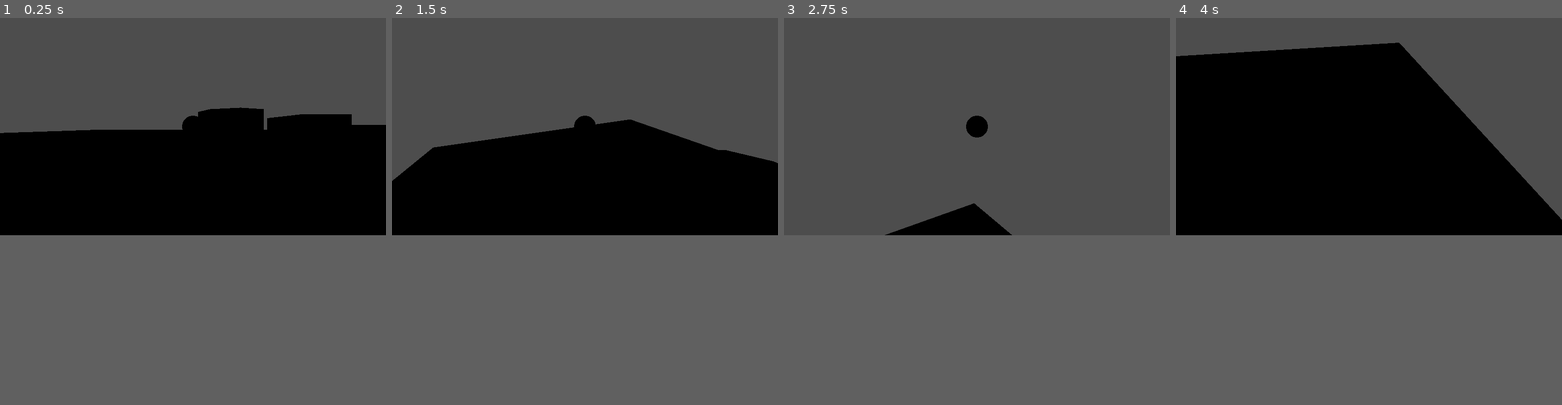
Above: before the commit, frames 1-4 (left to right).
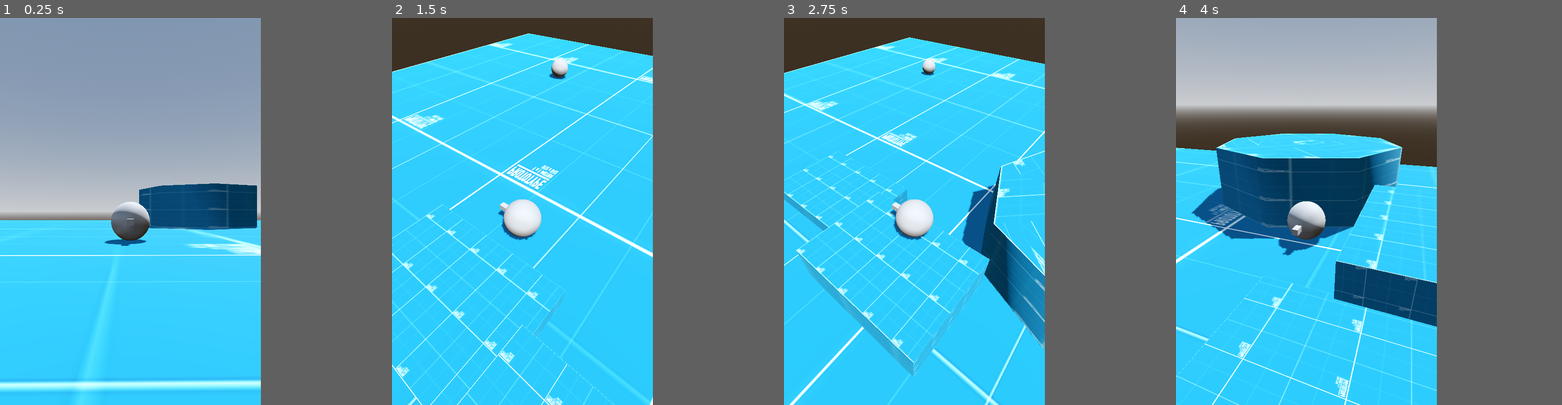
Above: after the commit, the same moments.

Repository: MichaelAGunn/3DPC
Game: Godot game, scene res://Levels/test_level.tscn
Two runs of this game, one before a commit and one after it. Both use one fixed random seed, a clock stepped at 60 frames per second and the inputs below. Before the commit the project starts from res://test_level.tscn.
Inputs (mouse positions are in pixels of both pictures, inside the frame that each line leads up to):
- Up to frame 1 (0.25 s): no input
- Up to frame 2 (1.5 s): tap Enter at 0.5 s; move the mouse to (669, 114) at 0.52 s; hold D (rightward) 0.53-1.28 s; hold Shift (run) 0.53-1.28 s; tap Space (jump) at 0.77, 1.07 s; tap Tab (toggle_mouse_capture, bound only after the commit) at 0.8, 1.35 s; move the mouse to (507, 137) at 1.27 s; hold S (backward) from 1.28 s (still down)
- Up to frame 3 (2.75 s): tap Space (jump) at 1.52, 1.55, 1.82, 2.1 s; move the mouse to (1015, 79) at 2.02 s; release S (backward) at 2.03 s; hold D (rightward) from 2.03 s (still down); hold Shift (run) from 2.03 s (still down)
- Up to frame 4 (4 s): move the mouse to (1349, 168) at 2.77 s; release D (rightward) at 2.78 s; release Shift (run) at 2.78 s; hold W (forward) 2.78-3.53 s; tap Shift (run) at 2.85 s; tap Space (jump) at 3.02, 3.32, 3.77, 3.8 s; tap Tab (toggle_mouse_capture, bound only after the commit) at 3.05 s; move the mouse to (1484, 157) at 3.52 s; hold A (leftward) from 3.53 s (still down); hold Tab (toggle_mouse_capture, bound only after the commit) from 3.53 s (still down)
In our replay, the window is 799x449 before the commit and 540x800 after it. These sizes can differ from the game's own. Grey fills any space a smaller window leaves; there, only what the larger window draws over its background counts as a difference.

The runs differ from the first frame. In frame 1, 49% of the frame differs, in the area x 0-100%, y 0-100%; in frame 2, 47%; in frame 3, 43%; in frame 4, 50%.

Commit message:
basic folders; state machine skeleton; better camera

Diff:
--- /dev/null
+++ b/Characters/camera_controller.gd
@@ -0,0 +1,46 @@
+extends Node3D
+
+@export_range(-90.0, 0.0, 0.1, "radians_as_degrees") var min_limit_x: float = -PI/2
+@export_range(-90.0, 0.0, 0.1, "radians_as_degrees") var min_limit_y: float = PI/4
+@export var mouse_acc: float = 0.005
+@export var lerp_power: float = 1.0
+@onready var spring_arm = $SpringArm3D
+@onready var camera = $SpringArm3D/Camera3D
+@onready var spring_end = $SpringArm3D/SpringEnd
+
+# TO DO: optimize _process() and _input() and _physics_process()
+#        to enable joystick functionality
+# This is a good reference: https://www.youtube.com/watch?v=ZCb12AHKMfE
+
+func _ready() -> void:
+	Input.set_mouse_mode(Input.MOUSE_MODE_VISIBLE)
+
+func _unhandled_input(event: InputEvent) -> void:
+	if event is InputEventMouseMotion:
+		if Input.mouse_mode == Input.MOUSE_MODE_CAPTURED:
+			rotation.y -= event.relative.x * mouse_acc
+			rotation.y = wrapf(rotation.y, -PI, PI)
+			rotation.x -= event.relative.y * mouse_acc
+			rotation.x = clamp(rotation.x, min_limit_x, min_limit_y)
+	#if event.is_action_pressed("wheel_up"): # Zoom in and out
+		#spring_arm.spring_length -= 1
+	#if event.is_action_pressed("wheel_down"):
+		#spring_arm.spring_length += 1
+	if event.is_action_pressed("toggle_mouse_capture"):
+		if Input.mouse_mode == Input.MOUSE_MODE_CAPTURED:
+			Input.set_mouse_mode(Input.MOUSE_MODE_VISIBLE)
+		else:
+			Input.set_mouse_mode(Input.MOUSE_MODE_CAPTURED)
+
+#func _process(delta: float) -> void: # Not sure how to lerp the camera properly
+	#camera.position = lerp(position, spring_end.position, delta * lerp_power)
+
+#func _input(event: InputEvent) -> void:
+	#if event is InputEventMouseMotion:
+		#rotate_from_vector(event.relative * mouse_acc)
+
+#func rotate_from_vector(v: Vector2) -> void:
+	#if v.length() == 0: return
+	#rotation.y -= v.x
+	#rotation.x -= v.y
+	#rotation.x = clamp(rotation.x, min_limit_x, min_limit_y)
--- a/camera_controller.tscn
+++ b/Characters/camera_controller.tscn
@@ -1,14 +1,17 @@
 [gd_scene load_steps=3 format=3 uid="uid://d4flpxknie3ci"]
 
-[ext_resource type="Script" uid="uid://dk870x7lxdlpr" path="res://camera_controller.gd" id="1_8y15a"]
+[ext_resource type="Script" uid="uid://dk870x7lxdlpr" path="res://Characters/camera_controller.gd" id="1_8y15a"]
 
 [sub_resource type="SphereShape3D" id="SphereShape3D_1foum"]
 
 [node name="CameraController" type="Node3D"]
 script = ExtResource("1_8y15a")
+min_limit_y = -0.0139626
 
 [node name="SpringArm3D" type="SpringArm3D" parent="."]
 shape = SubResource("SphereShape3D_1foum")
 spring_length = 6.5
 
 [node name="Camera3D" type="Camera3D" parent="SpringArm3D"]
+
+[node name="SpringEnd" type="Node3D" parent="SpringArm3D"]
--- /dev/null
+++ b/Characters/enemy.tscn
@@ -0,0 +1,25 @@
+[gd_scene load_steps=5 format=3 uid="uid://bommdncvne4g3"]
+
+[ext_resource type="Script" uid="uid://btpuwvwggew8l" path="res://States/state_machine.gd" id="1_04wy3"]
+[ext_resource type="Script" uid="uid://djtv0txbfo7ij" path="res://States/enemy_idle.gd" id="2_rtu5t"]
+
+[sub_resource type="SphereShape3D" id="SphereShape3D_p6t1j"]
+
+[sub_resource type="SphereMesh" id="SphereMesh_04wy3"]
+
+[node name="Enemy" type="CharacterBody3D"]
+collision_layer = 4
+
+[node name="CollisionShape3D" type="CollisionShape3D" parent="."]
+transform = Transform3D(1, 0, 0, 0, 1, 0, 0, 0, 1, 0, 0.5, 0)
+shape = SubResource("SphereShape3D_p6t1j")
+
+[node name="MeshInstance3D" type="MeshInstance3D" parent="."]
+transform = Transform3D(1, 0, 0, 0, 1, 0, 0, 0, 1, 0, 0.5, 0)
+mesh = SubResource("SphereMesh_04wy3")
+
+[node name="StateMachine" type="Node" parent="."]
+script = ExtResource("1_04wy3")
+
+[node name="EnemyIdle" type="Node" parent="StateMachine"]
+script = ExtResource("2_rtu5t")
--- a/player.gd
+++ b/Characters/player.gd
@@ -1,10 +1,11 @@
 extends CharacterBody3D
+class_name Player
 
 var movement_input := Vector2.ZERO
 @export var walk_speed : float = 4.0
 @export var run_speed : float = 12.0
 
-@export var jump_height : float = 2.25
+@export var jump_height : float = 1.0
 @export var jump_time_to_peak : float = 0.4
 @export var jump_time_to_descent : float = 0.3
 
@@ -13,31 +14,36 @@
 @onready var fall_gravity : float = ((-2.0 * jump_height) / (jump_time_to_descent ** 2))
 
 @onready var camera = $CameraController/SpringArm3D/Camera3D
+# ==== WORK ON THIS SOON!!!!! https://www.youtube.com/watch?v=qIf5YQ8qJng =====
+func _ready() -> void:
+	Input.set_mouse_mode(Input.MOUSE_MODE_CONFINED_HIDDEN)
 
 func _physics_process(delta: float) -> void:
 	if Input.is_action_just_pressed("exit"):
 		get_tree().quit()
 	jumping(delta)
-	if is_on_floor():
-		moving(delta)
+	moving(delta)
 	move_and_slide()
 
 func moving(delta: float) -> void:
+	#var direction := Vector3(velocity.x, 0.0, velocity.y).normalized()
+	#direction = direction.rotated(Vector3.UP, camera.global_rotation.y)
 	movement_input = Input.get_vector("leftward", "rightward", "forward", "backward") \
 		.rotated(-camera.global_rotation.y)
 	var vel_2d = Vector2(velocity.x, velocity.z)
-	var is_running: bool = Input.is_action_pressed("run")
+	var is_running: bool = Input.is_action_pressed("run") # Replace with state machine logic!
 	var speed = run_speed if is_running else walk_speed
 	if movement_input != Vector2.ZERO:
 		vel_2d += movement_input * speed * delta
 		vel_2d = vel_2d.limit_length(speed)
 	else:
-		vel_2d = vel_2d.move_toward(Vector2.ZERO, (speed ** 3) * delta)
+		vel_2d = vel_2d.move_toward(Vector2.ZERO, (speed ** 2) * delta)
 	velocity.x = vel_2d.x
 	velocity.z = vel_2d.y
 
 func jumping(delta: float) -> void:
 	var gravity = jump_gravity if velocity.y > 0.0 else fall_gravity
 	velocity.y += gravity * delta
-	if Input.is_action_just_pressed("jump"):
-		velocity.y += jump_velocity
+	if is_on_floor():
+		if Input.is_action_just_pressed("jump"):
+			velocity.y += jump_velocity
--- /dev/null
+++ b/Characters/player.tscn
@@ -0,0 +1,34 @@
+[gd_scene load_steps=7 format=3 uid="uid://b1b1vpjyt1smr"]
+
+[ext_resource type="Script" uid="uid://b262ao3y6bixv" path="res://Characters/player.gd" id="1_4flbx"]
+[ext_resource type="PackedScene" uid="uid://d4flpxknie3ci" path="res://Characters/camera_controller.tscn" id="2_onrkg"]
+[ext_resource type="Script" uid="uid://btpuwvwggew8l" path="res://States/state_machine.gd" id="3_vb825"]
+
+[sub_resource type="SphereShape3D" id="SphereShape3D_sh265"]
+
+[sub_resource type="SphereMesh" id="SphereMesh_4flbx"]
+
+[sub_resource type="BoxMesh" id="BoxMesh_vb825"]
+size = Vector3(0.15, 0.15, 0.5)
+
+[node name="Player" type="CharacterBody3D"]
+collision_layer = 2
+script = ExtResource("1_4flbx")
+
+[node name="CollisionShape3D" type="CollisionShape3D" parent="."]
+transform = Transform3D(1, 0, 0, 0, 1, 0, 0, 0, 1, 0, 0.5, 0)
+shape = SubResource("SphereShape3D_sh265")
+
+[node name="MeshInstance3D" type="MeshInstance3D" parent="."]
+transform = Transform3D(1, 0, 0, 0, 1, 0, 0, 0, 1, 0, 0.5, 0)
+mesh = SubResource("SphereMesh_4flbx")
+
+[node name="MeshInstance3D" type="MeshInstance3D" parent="MeshInstance3D"]
+transform = Transform3D(1, 0, 0, 0, 1, 0, 0, 0, 1, 0, 0, 0.5)
+mesh = SubResource("BoxMesh_vb825")
+
+[node name="CameraController" parent="." instance=ExtResource("2_onrkg")]
+transform = Transform3D(1, 0, 0, 0, 1, 0, 0, 0, 1, 0, 0.75, 0)
+
+[node name="StateMachine" type="Node" parent="."]
+script = ExtResource("3_vb825")
--- /dev/null
+++ b/Levels/test_level.tscn
@@ -0,0 +1,67 @@
+[gd_scene load_steps=9 format=3 uid="uid://cybgy20ofp1hq"]
+
+[ext_resource type="PackedScene" uid="uid://b1b1vpjyt1smr" path="res://Characters/player.tscn" id="1_00vsl"]
+[ext_resource type="Texture2D" uid="uid://iishkk4cd1xs" path="res://Assets/blue_grid.png" id="2_4k50d"]
+[ext_resource type="PackedScene" uid="uid://bommdncvne4g3" path="res://Characters/enemy.tscn" id="3_4k50d"]
+
+[sub_resource type="ProceduralSkyMaterial" id="ProceduralSkyMaterial_4k50d"]
+sky_horizon_color = Color(0.662243, 0.671743, 0.686743, 1)
+ground_horizon_color = Color(0.662243, 0.671743, 0.686743, 1)
+
+[sub_resource type="Sky" id="Sky_i4ak4"]
+sky_material = SubResource("ProceduralSkyMaterial_4k50d")
+
+[sub_resource type="Environment" id="Environment_3158n"]
+background_mode = 2
+sky = SubResource("Sky_i4ak4")
+tonemap_mode = 2
+glow_enabled = true
+
+[sub_resource type="StandardMaterial3D" id="StandardMaterial3D_4ptq8"]
+albedo_texture = ExtResource("2_4k50d")
+
+[sub_resource type="StandardMaterial3D" id="StandardMaterial3D_1c2mv"]
+albedo_texture = ExtResource("2_4k50d")
+
+[node name="TestLevel" type="Node3D"]
+
+[node name="WorldEnvironment" type="WorldEnvironment" parent="."]
+environment = SubResource("Environment_3158n")
+
+[node name="DirectionalLight3D" type="DirectionalLight3D" parent="."]
+transform = Transform3D(-0.866023, -0.433016, 0.250001, 0, 0.499998, 0.866027, -0.500003, 0.749999, -0.43301, 0, 0, 0)
+shadow_enabled = true
+
+[node name="Player" parent="." instance=ExtResource("1_00vsl")]
+
+[node name="Environment" type="Node3D" parent="."]
+
+[node name="Floor" type="CSGBox3D" parent="Environment"]
+transform = Transform3D(0.999935, 0, 0.0114142, 0, 1, 0, -0.0114142, 0, 0.999935, 0.000562072, -0.5, 0.014265)
+material_override = SubResource("StandardMaterial3D_4ptq8")
+cast_shadow = 0
+use_collision = true
+size = Vector3(30, 1, 30)
+
+[node name="Step1" type="CSGBox3D" parent="Environment"]
+transform = Transform3D(0.999935, 0, 0.0114142, 0, 1, 0, -0.0114142, 0, 0.999935, 6.79169, 0.280761, -0.098495)
+material_override = SubResource("StandardMaterial3D_4ptq8")
+cast_shadow = 0
+use_collision = true
+size = Vector3(3, 0.561525, 4)
+
+[node name="Step2" type="CSGBox3D" parent="Environment"]
+transform = Transform3D(1, 0, 0, 0, 1, 0, 0, 0, 1, 8.05033, 0.621094, -4)
+material_override = SubResource("StandardMaterial3D_4ptq8")
+cast_shadow = 0
+use_collision = true
+size = Vector3(3, 1.24219, 4)
+
+[node name="Step3" type="CSGCylinder3D" parent="Environment"]
+transform = Transform3D(1, 0, 0, 0, 1, 0, 0, 0, 1, 3.79234, 1, -8.01445)
+material_override = SubResource("StandardMaterial3D_1c2mv")
+use_collision = true
+radius = 3.28955
+
+[node name="Enemy" parent="Environment" instance=ExtResource("3_4k50d")]
+transform = Transform3D(1, 0, 0, 0, 1, 0, 0, 0, 1, -6.66883, 0, 6.15468)
--- /dev/null
+++ b/States/enemy_idle.gd
@@ -0,0 +1,25 @@
+extends State
+class_name EnemyIdle
+
+@export var enemy: CharacterBody3D
+@export var move_speed: float = 2.0
+
+var move_direction: Vector2
+var wander_time: float
+
+func randomize_wander():
+	move_direction = Vector2(randf_range(-1, 1), randf_range(-1, 1)).normalized()
+	wander_time = randf_range(1, 3)
+
+func enter():
+	randomize_wander()
+
+func update(delta: float):
+	if wander_time > 0:
+		wander_time -= delta
+	else:
+		randomize_wander()
+
+func physics_update(delta: float) -> void:
+	if enemy:
+		enemy.velocity = Vector3(move_direction.x, 0, move_direction.y) * move_speed
--- /dev/null
+++ b/States/state.gd
@@ -0,0 +1,44 @@
+extends Node
+class_name State
+
+signal Transition
+
+@export var initial_state : State
+var current_state : State
+var states: Dictionary = {}
+
+func _ready():
+	for child in get_children():
+		if child is State:
+			states[child.name] = child
+	if initial_state:
+		initial_state.enter()
+		current_state = initial_state
+
+func _process(delta):
+	if current_state:
+		current_state.update(delta)
+
+func _physics_process(delta: float):
+	if current_state:
+		current_state.physics_update(delta)
+
+func on_child_transition(state, new_state_name):
+	if state != current_state: return
+	var new_state = states.get(new_state_name.to_lower())
+	if !new_state: return
+	if current_state:
+		current_state.exit()
+	new_state.enter()
+
+func enter():
+	pass
+
+func exit():
+	pass
+
+func update(_delta: float):
+	pass
+
+func physics_update(_delta: float):
+	pass
--- /dev/null
+++ b/States/state_machine.gd
@@ -0,0 +1,30 @@
+extends Node
+class_name StateMachine
+
+@export var initial_state : State
+var current_state : State
+var states: Dictionary = {}
+
+func _ready():
+	for child in get_children():
+		if child is State:
+			states[child.name.to_lower()] = child
+	if initial_state:
+		initial_state.enter()
+		current_state = initial_state
+
+func _process(delta):
+	if current_state:
+		current_state.update(delta)
+
+func _physics_process(delta: float):
+	if current_state:
+		current_state.physics_update(delta)
+
+func on_child_transition(state, new_state_name):
+	if state != current_state: return
+	var new_state = states.get(new_state_name.to_lower())
+	if !new_state: return
+	if current_state:
+		current_state.exit()
+	new_state.enter()
--- a/camera_controller.gd
+++ /dev/null
@@ -1,22 +0,0 @@
-extends Node3D
-
-@export var min_limit_x: float = -1.0
-@export var min_limit_y: float = 0.0
-@export var hor_acc: float = 2.0
-@export var ver_acc: float = 1.0
-@export var mouse_acc: float = 0.005
-
-# TO DO: optimize _process() and _input() and _physics_process()
-#func _process(delta: float) -> void:
-	#var r_joy_dir = Input.get_vector("pan_left", "pan_right", "pan_up", "pan_down")
-	#rotate_from_vector(r_joy_dir * delta * Vector2(hor_acc, ver_acc))
-
-func _input(event: InputEvent) -> void:
-	if event is InputEventMouseMotion:
-		rotate_from_vector(event.relative * mouse_acc)
-
-func rotate_from_vector(v: Vector2) -> void:
-	if v.length() == 0: return
-	rotation.y -= v.x
-	rotation.x -= v.y
-	rotation.x = clamp(rotation.x, min_limit_x, min_limit_y)
--- a/player.tscn
+++ /dev/null
@@ -1,22 +0,0 @@
-[gd_scene load_steps=5 format=3 uid="uid://b1b1vpjyt1smr"]
-
-[ext_resource type="Script" uid="uid://b262ao3y6bixv" path="res://player.gd" id="1_4flbx"]
-[ext_resource type="PackedScene" uid="uid://d4flpxknie3ci" path="res://camera_controller.tscn" id="2_onrkg"]
-
-[sub_resource type="SphereShape3D" id="SphereShape3D_sh265"]
-
-[sub_resource type="SphereMesh" id="SphereMesh_4flbx"]
-
-[node name="Player" type="CharacterBody3D"]
-script = ExtResource("1_4flbx")
-
-[node name="CollisionShape3D" type="CollisionShape3D" parent="."]
-transform = Transform3D(1, 0, 0, 0, 1, 0, 0, 0, 1, 0, 0.5, 0)
-shape = SubResource("SphereShape3D_sh265")
-
-[node name="MeshInstance3D" type="MeshInstance3D" parent="."]
-transform = Transform3D(1, 0, 0, 0, 1, 0, 0, 0, 1, 0, 0.5, 0)
-mesh = SubResource("SphereMesh_4flbx")
-
-[node name="CameraController" parent="." instance=ExtResource("2_onrkg")]
-transform = Transform3D(1, 0, 0, 0, 1, 0, 0, 0, 1, 0, 0.5, 0)
--- a/project.godot
+++ b/project.godot
@@ -13,7 +13,14 @@
 config/name="3DPC"
 run/main_scene="uid://cybgy20ofp1hq"
 config/features=PackedStringArray("4.4", "Forward Plus")
-config/icon="res://icon.svg"
+config/icon="res://Assets/icon.svg"
+
+[display]
+
+window/size/viewport_width=1080
+window/size/viewport_height=1920
+window/size/mode=4
+window/size/resizable=false
 
 [input]
 
@@ -75,3 +82,20 @@
 , Object(InputEventJoypadButton,"resource_local_to_scene":false,"resource_name":"","device":-1,"button_index":6,"pressure":0.0,"pressed":true,"script":null)
 ]
 }
+scroll_up={
+"deadzone": 0.2,
+"events": [Object(InputEventMouseButton,"resource_local_to_scene":false,"resource_name":"","device":-1,"window_id":0,"alt_pressed":false,"shift_pressed":false,"ctrl_pressed":false,"meta_pressed":false,"button_mask":8,"position":Vector2(157, 9),"global_position":Vector2(166, 57),"factor":1.0,"button_index":4,"canceled":false,"pressed":true,"double_click":false,"script":null)
+, Object(InputEventKey,"resource_local_to_scene":false,"resource_name":"","device":-1,"window_id":0,"alt_pressed":false,"shift_pressed":false,"ctrl_pressed":false,"meta_pressed":false,"pressed":false,"keycode":0,"physical_keycode":4194320,"key_label":0,"unicode":0,"location":0,"echo":false,"script":null)
+]
+}
+scroll_down={
+"deadzone": 0.2,
+"events": [Object(InputEventMouseButton,"resource_local_to_scene":false,"resource_name":"","device":-1,"window_id":0,"alt_pressed":false,"shift_pressed":false,"ctrl_pressed":false,"meta_pressed":false,"button_mask":16,"position":Vector2(166, 21),"global_position":Vector2(175, 69),"factor":1.0,"button_index":5,"canceled":false,"pressed":true,"double_click":false,"script":null)
+, Object(InputEventKey,"resource_local_to_scene":false,"resource_name":"","device":-1,"window_id":0,"alt_pressed":false,"shift_pressed":false,"ctrl_pressed":false,"meta_pressed":false,"pressed":false,"keycode":0,"physical_keycode":4194322,"key_label":0,"unicode":0,"location":0,"echo":false,"script":null)
+]
+}
+toggle_mouse_capture={
+"deadzone": 0.2,
+"events": [Object(InputEventKey,"resource_local_to_scene":false,"resource_name":"","device":-1,"window_id":0,"alt_pressed":false,"shift_pressed":false,"ctrl_pressed":false,"meta_pressed":false,"pressed":false,"keycode":0,"physical_keycode":4194306,"key_label":0,"unicode":0,"location":0,"echo":false,"script":null)
+]
+}
--- a/test_level.tscn
+++ /dev/null
@@ -1,43 +0,0 @@
-[gd_scene load_steps=5 format=3 uid="uid://cybgy20ofp1hq"]
-
-[ext_resource type="Texture2D" uid="uid://iishkk4cd1xs" path="res://blue_grid.png" id="1_1c2mv"]
-[ext_resource type="PackedScene" uid="uid://b1b1vpjyt1smr" path="res://player.tscn" id="2_f7g2b"]
-
-[sub_resource type="StandardMaterial3D" id="StandardMaterial3D_4ptq8"]
-albedo_texture = ExtResource("1_1c2mv")
-
-[sub_resource type="StandardMaterial3D" id="StandardMaterial3D_1c2mv"]
-albedo_texture = ExtResource("1_1c2mv")
-
-[node name="TestLevel" type="Node3D"]
-
-[node name="Player" parent="." instance=ExtResource("2_f7g2b")]
-
-[node name="Environment" type="Node3D" parent="."]
-
-[node name="Floor" type="CSGBox3D" parent="Environment"]
-transform = Transform3D(0.999935, 0, 0.0114142, 0, 1, 0, -0.0114142, 0, 0.999935, 0.000562072, -0.5, 0.014265)
-material_override = SubResource("StandardMaterial3D_4ptq8")
-cast_shadow = 0
-use_collision = true
-size = Vector3(30, 1, 30)
-
-[node name="Step1" type="CSGBox3D" parent="Environment"]
-transform = Transform3D(0.999935, 0, 0.0114142, 0, 1, 0, -0.0114142, 0, 0.999935, 6.79169, 0.280761, -0.098495)
-material_override = SubResource("StandardMaterial3D_4ptq8")
-cast_shadow = 0
-use_collision = true
-size = Vector3(3, 0.561525, 4)
-
-[node name="Step2" type="CSGBox3D" parent="Environment"]
-transform = Transform3D(1, 0, 0, 0, 1, 0, 0, 0, 1, 8.05033, 0.621094, -4)
-material_override = SubResource("StandardMaterial3D_4ptq8")
-cast_shadow = 0
-use_collision = true
-size = Vector3(3, 1.24219, 4)
-
-[node name="Step3" type="CSGCylinder3D" parent="Environment"]
-transform = Transform3D(1, 0, 0, 0, 1, 0, 0, 0, 1, 3.79234, 1, -8.01445)
-material_override = SubResource("StandardMaterial3D_1c2mv")
-use_collision = true
-radius = 3.28955
Renamed: blue_grid.png -> Assets/blue_grid.png
Not shown, changed: Assets/blue_grid.png.import
Renamed: icon.svg -> Assets/icon.svg
Not shown, changed: Assets/icon.svg.import
Renamed: camera_controller.gd.uid -> Characters/camera_controller.gd.uid
Renamed: player.gd.uid -> Characters/player.gd.uid
Not shown, added: States/enemy_idle.gd.uid
Not shown, added: States/state.gd.uid
Not shown, added: States/state_machine.gd.uid
